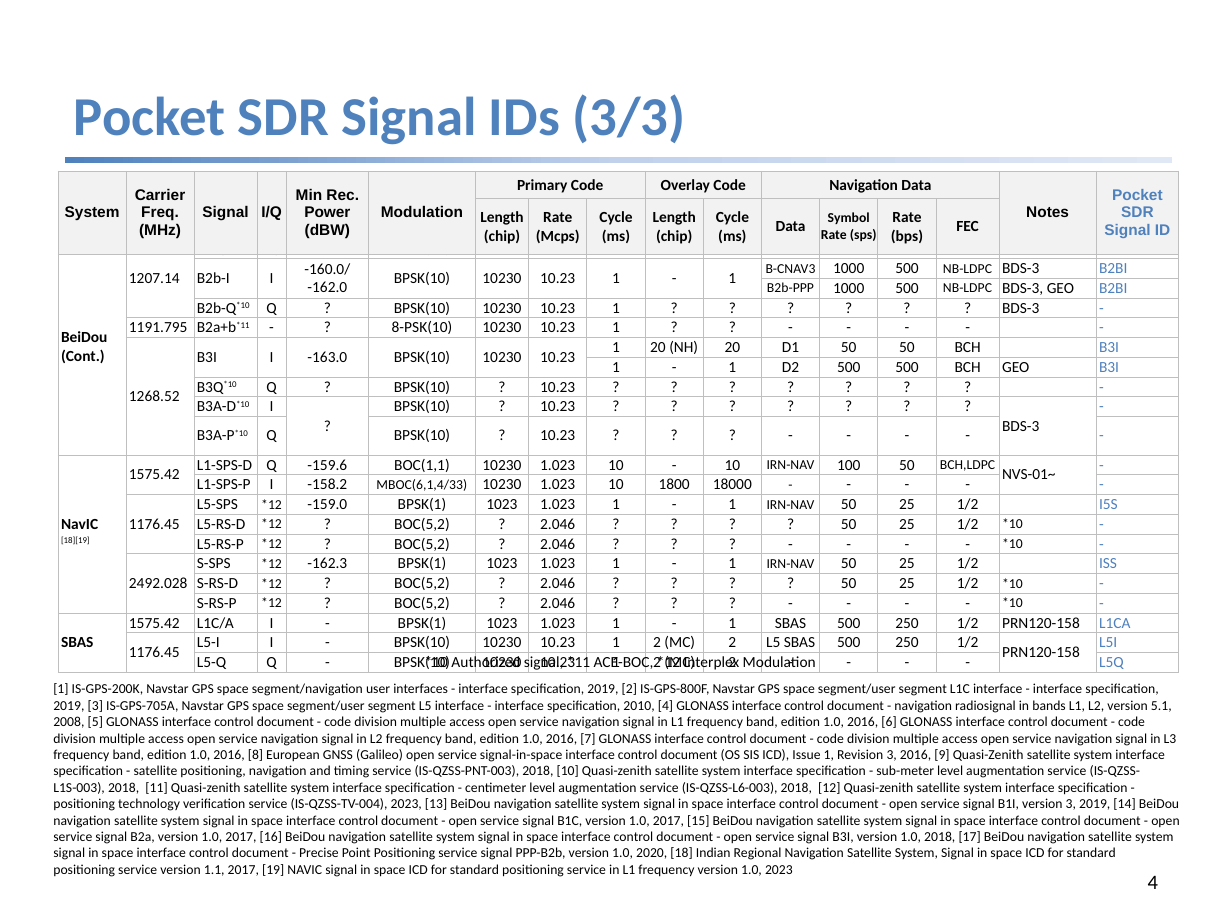
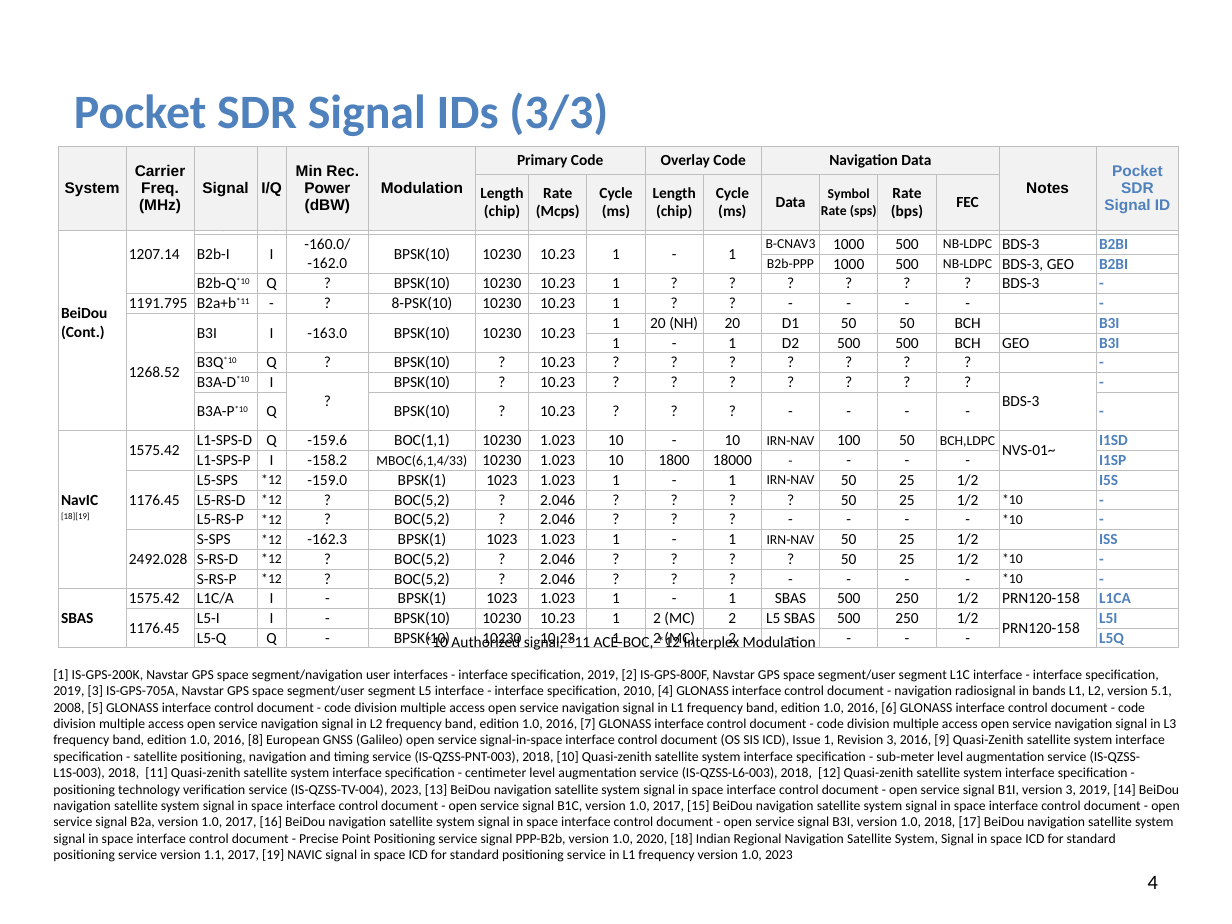
Before and after one commit to tomojitakasu/PocketSDR, a slide deck: slide 4 of doc/signal_IDs.pptx. Drawn at 1232x924 pixels with LibreOffice and Linux fonts; fonts in the diff are those of the drawing. Boxes give left, top, right and bottom in pixels: in the first picture for what was removed or moved away, otherwise in the second. Text is boxed around its words. In the diff, an @@ line names an element or a change of style, - is before the commit and + after.

```diff
--- a/doc/signal_IDs.pptx
+++ b/doc/signal_IDs.pptx
@@ title "Pocket SDR Signal IDs (3/3)" at (74,92,608,136): size 32 to 28 pt @@
@@ table: place and size @@
-table at (58,171,1177,675)
+table at (58,147,1177,654)
@@ rectangle removed at (65,156,1172,163) @@
@@ table at (58,214,1177,652) @@
-row 11, column 17: -
+row 11, column 17: I1SD
-row 12, column 17: -
+row 12, column 17: I1SP
@@ bold on in "B2BI", "B2BI", "-", "-" and 14 more places @@
@@ table: place and size @@
-table at (58,239,1177,673)
+table at (58,214,1177,652)
@@ text "*10 Authorized signal, *11 ACE-BOC, ..." rewrapped from (425,653,816,671) to (425,634,740,650) @@
@@ text "[1] IS-GPS-200K, Navstar GPS space ...": place and size @@
-text "[1] IS-GPS-200K, Navstar GPS space ..." at (53,683,1179,877)
+text "[1] IS-GPS-200K, Navstar GPS space ..." at (53,669,1179,862)
```
Also in this commit, not shown: 3 other slides changed, 1 other file.
